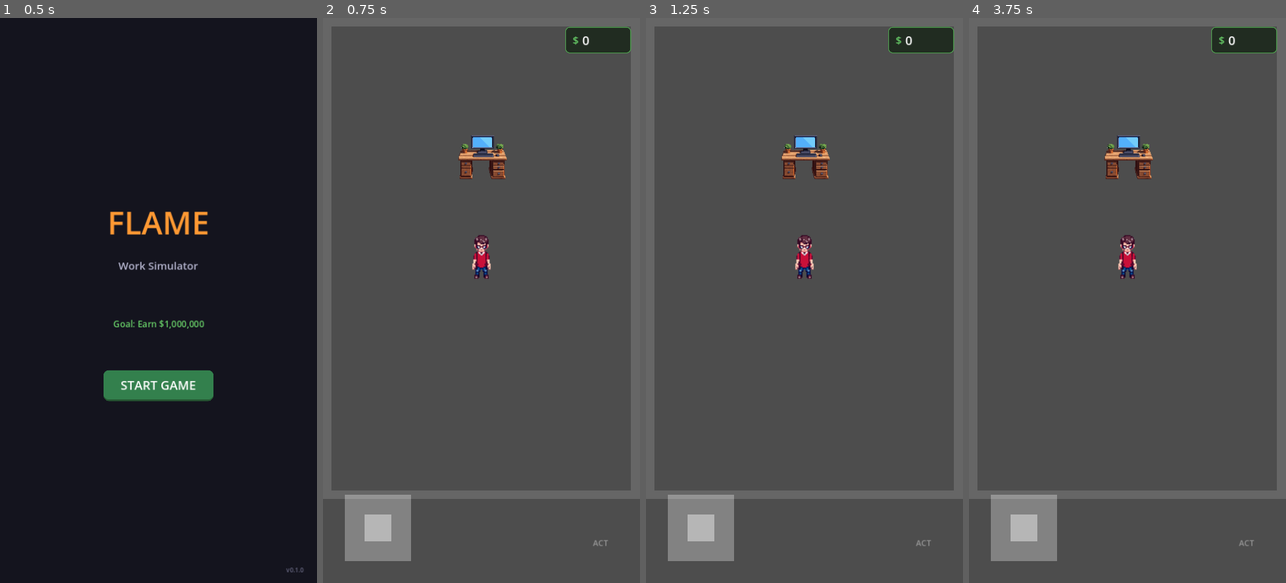
Above: before the commit, frames 1-4 (left to right).
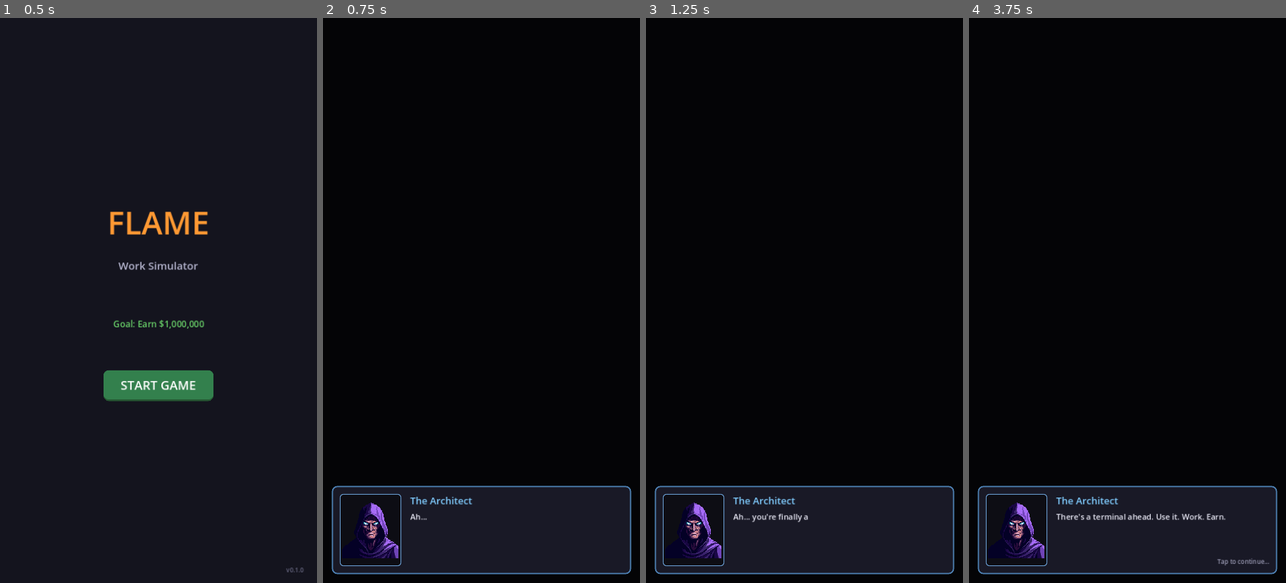
Above: after the commit, the same moments.

Repository: krlz-dev/flame
Game: Godot game, scene res://menu.tscn
Same seed, same stepped clock (60 frames per second), same inputs: the game is played once before the commit and once after it.
Inputs (mouse positions are in pixels of both pictures, inside the frame that each line leads up to):
- Up to frame 1 (0.5 s): no input
- Up to frame 2 (0.75 s): click "START GAME" at 0.5 s
- Up to frame 3 (1.25 s): no input
- Up to frame 4 (3.75 s): tap Enter every 0.75 s from 1.25 to 3.5 s; move the mouse to (1197, 272) at 1.27 s; click (1197, 272) at 1.42 s; drag from (1064, 328) to (1111, 413) at 2.02 s; move the mouse to (1159, 176) at 2.77 s; click (1159, 176) at 2.92 s; drag from (1111, 413) to (1032, 215) at 3.52 s

Frame 1 is identical in both runs. In frame 2, 100% of the frame differs, in the area x 0-100%, y 0-100%; in frame 3, 100%; in frame 4, 100%.

Commit message:
Add intro dialog with The Architect mentor character
- Create DialogBox UI component with portrait and typewriter effect
- Add The Architect character sprite and portrait from PixelLab
- Create IntroScene with story dialog before gameplay
- Update main menu to flow: Menu -> Intro -> Game

🤖 Generated with [Claude Code](https://claude.com/claude-code)

Co-Authored-By: Claude Opus 4.5 <noreply@anthropic.com>

Diff:
--- /dev/null
+++ b/intro.tscn
@@ -0,0 +1,12 @@
+[gd_scene load_steps=2 format=3 uid="uid://intro00001"]
+
+[ext_resource type="Script" path="res://ui/intro_scene.gd" id="1_intro"]
+
+[node name="IntroScene" type="Control"]
+layout_mode = 3
+anchors_preset = 15
+anchor_right = 1.0
+anchor_bottom = 1.0
+grow_horizontal = 2
+grow_vertical = 2
+script = ExtResource("1_intro")
--- /dev/null
+++ b/ui/dialog_box.gd
@@ -0,0 +1,192 @@
+class_name DialogBox
+extends Control
+
+## RPG-style dialog box with portrait and typewriter effect
+
+signal dialog_finished
+
+const CHAR_DELAY = 0.03  # Time between characters
+
+var dialog_lines: Array[String] = []
+var current_line: int = 0
+var current_char: int = 0
+var is_typing: bool = false
+var can_advance: bool = false
+
+var portrait_texture: Texture2D
+var speaker_name: String = "???"
+
+# UI elements
+var portrait_sprite: TextureRect
+var name_label: Label
+var text_label: Label
+var continue_indicator: Label
+var char_timer: Timer
+
+func _ready() -> void:
+	visible = false
+	_create_ui()
+
+func _create_ui() -> void:
+	# Semi-transparent background
+	var bg = ColorRect.new()
+	bg.color = Color(0.0, 0.0, 0.0, 0.7)
+	bg.set_anchors_preset(Control.PRESET_FULL_RECT)
+	add_child(bg)
+
+	# Dialog panel at bottom
+	var panel = PanelContainer.new()
+	panel.set_anchors_preset(Control.PRESET_BOTTOM_WIDE)
+	panel.offset_top = -220
+	panel.offset_left = 20
+	panel.offset_right = -20
+	panel.offset_bottom = -20
+
+	var panel_style = StyleBoxFlat.new()
+	panel_style.bg_color = Color(0.1, 0.1, 0.15)
+	panel_style.corner_radius_top_left = 12
+	panel_style.corner_radius_top_right = 12
+	panel_style.corner_radius_bottom_left = 12
+	panel_style.corner_radius_bottom_right = 12
+	panel_style.border_width_left = 3
+	panel_style.border_width_right = 3
+	panel_style.border_width_top = 3
+	panel_style.border_width_bottom = 3
+	panel_style.border_color = Color(0.3, 0.5, 0.7)
+	panel.add_theme_stylebox_override("panel", panel_style)
+	add_child(panel)
+
+	var margin = MarginContainer.new()
+	margin.add_theme_constant_override("margin_left", 15)
+	margin.add_theme_constant_override("margin_right", 15)
+	margin.add_theme_constant_override("margin_top", 15)
+	margin.add_theme_constant_override("margin_bottom", 15)
+	panel.add_child(margin)
+
+	var hbox = HBoxContainer.new()
+	hbox.add_theme_constant_override("separation", 20)
+	margin.add_child(hbox)
+
+	# Portrait container with border
+	var portrait_panel = PanelContainer.new()
+	portrait_panel.custom_minimum_size = Vector2(140, 140)
+
+	var portrait_style = StyleBoxFlat.new()
+	portrait_style.bg_color = Color(0.05, 0.05, 0.08)
+	portrait_style.corner_radius_top_left = 8
+	portrait_style.corner_radius_top_right = 8
+	portrait_style.corner_radius_bottom_left = 8
+	portrait_style.corner_radius_bottom_right = 8
+	portrait_style.border_width_left = 2
+	portrait_style.border_width_right = 2
+	portrait_style.border_width_top = 2
+	portrait_style.border_width_bottom = 2
+	portrait_style.border_color = Color(0.4, 0.6, 0.8)
+	portrait_panel.add_theme_stylebox_override("panel", portrait_style)
+	hbox.add_child(portrait_panel)
+
+	var portrait_center = CenterContainer.new()
+	portrait_panel.add_child(portrait_center)
+
+	portrait_sprite = TextureRect.new()
+	portrait_sprite.custom_minimum_size = Vector2(128, 128)
+	portrait_sprite.stretch_mode = TextureRect.STRETCH_KEEP_ASPECT_CENTERED
+	portrait_sprite.texture_filter = CanvasItem.TEXTURE_FILTER_NEAREST
+	portrait_center.add_child(portrait_sprite)
+
+	# Text container
+	var text_vbox = VBoxContainer.new()
+	text_vbox.size_flags_horizontal = Control.SIZE_EXPAND_FILL
+	text_vbox.add_theme_constant_override("separation", 8)
+	hbox.add_child(text_vbox)
+
+	# Speaker name
+	name_label = Label.new()
+	name_label.text = speaker_name
+	name_label.add_theme_font_size_override("font_size", 22)
+	name_label.add_theme_color_override("font_color", Color(0.5, 0.8, 1.0))
+	text_vbox.add_child(name_label)
+
+	# Dialog text
+	text_label = Label.new()
+	text_label.text = ""
+	text_label.add_theme_font_size_override("font_size", 18)
+	text_label.add_theme_color_override("font_color", Color(0.9, 0.9, 0.95))
+	text_label.autowrap_mode = TextServer.AUTOWRAP_WORD_SMART
+	text_label.size_flags_vertical = Control.SIZE_EXPAND_FILL
+	text_label.custom_minimum_size = Vector2(0, 80)
+	text_vbox.add_child(text_label)
+
+	# Continue indicator
+	continue_indicator = Label.new()
+	continue_indicator.text = "Tap to continue..."
+	continue_indicator.horizontal_alignment = HORIZONTAL_ALIGNMENT_RIGHT
+	continue_indicator.add_theme_font_size_override("font_size", 14)
+	continue_indicator.add_theme_color_override("font_color", Color(0.6, 0.6, 0.7))
+	continue_indicator.visible = false
+	text_vbox.add_child(continue_indicator)
+
+	# Timer for typewriter effect
+	char_timer = Timer.new()
+	char_timer.wait_time = CHAR_DELAY
+	char_timer.timeout.connect(_on_char_timer)
+	add_child(char_timer)
+
+func start_dialog(lines: Array[String], portrait: Texture2D, name: String) -> void:
+	dialog_lines = lines
+	portrait_texture = portrait
+	speaker_name = name
+	current_line = 0
+
+	portrait_sprite.texture = portrait_texture
+	name_label.text = speaker_name
+
+	visible = true
+	_start_line()
+
+func _start_line() -> void:
+	if current_line >= dialog_lines.size():
+		_end_dialog()
+		return
+
+	text_label.text = ""
+	current_char = 0
+	is_typing = true
+	can_advance = false
+	continue_indicator.visible = false
+	char_timer.start()
+
+func _on_char_timer() -> void:
+	if current_char < dialog_lines[current_line].length():
+		text_label.text += dialog_lines[current_line][current_char]
+		current_char += 1
+	else:
+		char_timer.stop()
+		is_typing = false
+		can_advance = true
+		continue_indicator.visible = true
+
+func _input(event: InputEvent) -> void:
+	if not visible:
+		return
+
+	if event is InputEventScreenTouch and event.pressed:
+		_handle_advance()
+	elif event is InputEventMouseButton and event.pressed:
+		_handle_advance()
+
+func _handle_advance() -> void:
+	if is_typing:
+		# Skip to end of current line
+		char_timer.stop()
+		text_label.text = dialog_lines[current_line]
+		is_typing = false
+		can_advance = true
+		continue_indicator.visible = true
+	elif can_advance:
+		current_line += 1
+		_start_line()
+
+func _end_dialog() -> void:
+	visible = false
+	dialog_finished.emit()
--- /dev/null
+++ b/ui/intro_scene.gd
@@ -0,0 +1,47 @@
+class_name IntroScene
+extends Control
+
+## Intro scene with The Architect dialog
+
+var dialog_box: DialogBox
+var portrait: Texture2D
+
+func _ready() -> void:
+	_create_ui()
+	_start_intro()
+
+func _create_ui() -> void:
+	# Dark background
+	var bg = ColorRect.new()
+	bg.color = Color(0.05, 0.05, 0.08)
+	bg.set_anchors_preset(Control.PRESET_FULL_RECT)
+	add_child(bg)
+
+	# Dialog box
+	dialog_box = DialogBox.new()
+	dialog_box.set_anchors_preset(Control.PRESET_FULL_RECT)
+	dialog_box.dialog_finished.connect(_on_dialog_finished)
+	add_child(dialog_box)
+
+func _start_intro() -> void:
+	# Load portrait
+	portrait = load("res://assets/npc/architect_portrait.png")
+
+	# The story dialog
+	var lines: Array[String] = [
+		"Ah... you're finally awake.",
+		"I am The Architect. I've been watching you for some time now.",
+		"This world... it runs on money. Cold, digital currency flowing through the veins of society.",
+		"You've been chosen for something greater. But first, you must prove yourself.",
+		"There's a terminal ahead. Use it. Work. Earn.",
+		"Your goal: One million dollars. Only then will the truth reveal itself.",
+		"The path won't be easy. Each job pays differently. Choose wisely.",
+		"Remember... I'll be watching. The system is always watching.",
+		"Now go. Your destiny awaits at that workstation.",
+	]
+
+	dialog_box.start_dialog(lines, portrait, "The Architect")
+
+func _on_dialog_finished() -> void:
+	# Transition to main game
+	get_tree().change_scene_to_file("res://main.tscn")
--- a/ui/main_menu.gd
+++ b/ui/main_menu.gd
@@ -117,4 +117,4 @@
 	return result
 
 func _on_start_pressed() -> void:
-	get_tree().change_scene_to_file("res://main.tscn")
+	get_tree().change_scene_to_file("res://intro.tscn")
Binary file added: assets/npc/architect/south.png
Binary file added: assets/npc/architect_portrait.png
